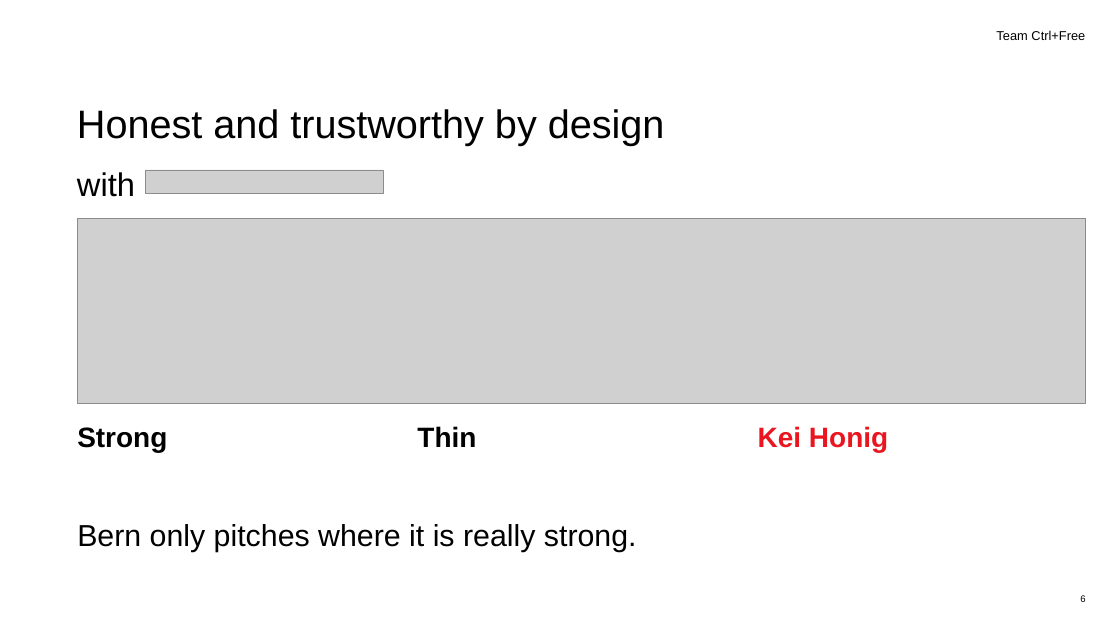
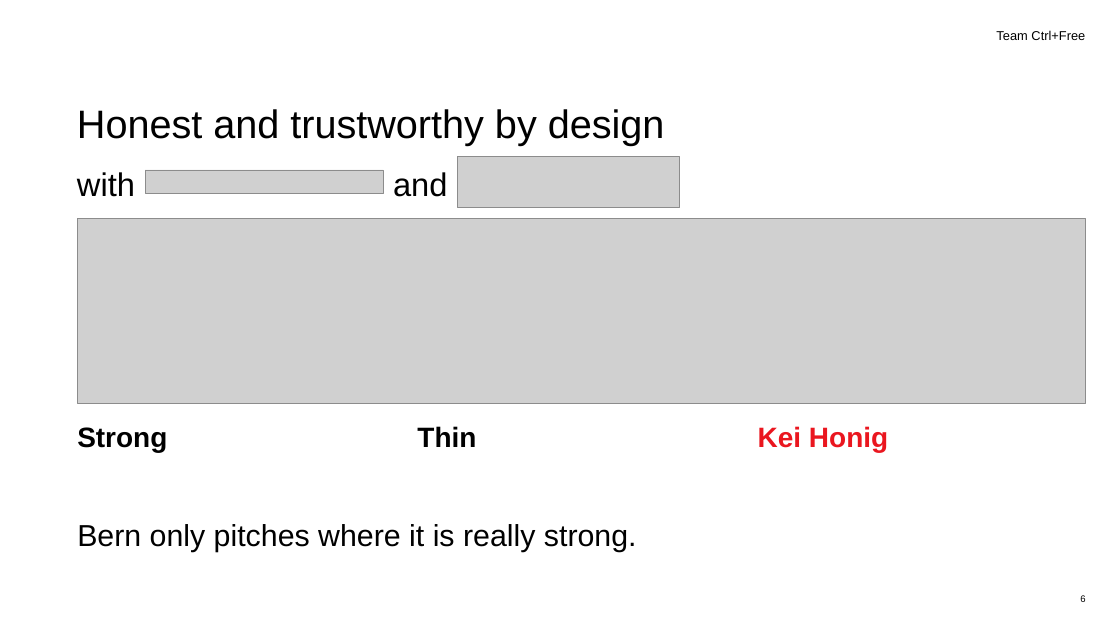
Before and after one commit to beSaif/mutz, a slide deck: slide 6 of research/Mutz_Pitch_lean_static.pptx. Drawn at 1120x630 pixels with LibreOffice and Linux fonts; fonts in the diff are those of the drawing; grey boxes stand for pictures; background and template pictures are left out. Boxes give left, top, right and bottom in pixels: in the first picture for what was removed or moved away, otherwise in the second. Text is boxed around its words. In the diff, an @@ line names an element or a change of style, - is before the commit and + after.

```diff
--- a/research/Mutz_Pitch_lean_static.pptx
+++ b/research/Mutz_Pitch_lean_static.pptx
@@ text added at (x1=393, y1=172, x2=447, y2=197), 28 pt, text #000000 @@
+and
@@ picture added at (x1=458, y1=157, x2=681, y2=208) @@
```
Also in this commit, not shown: 1 other file.
